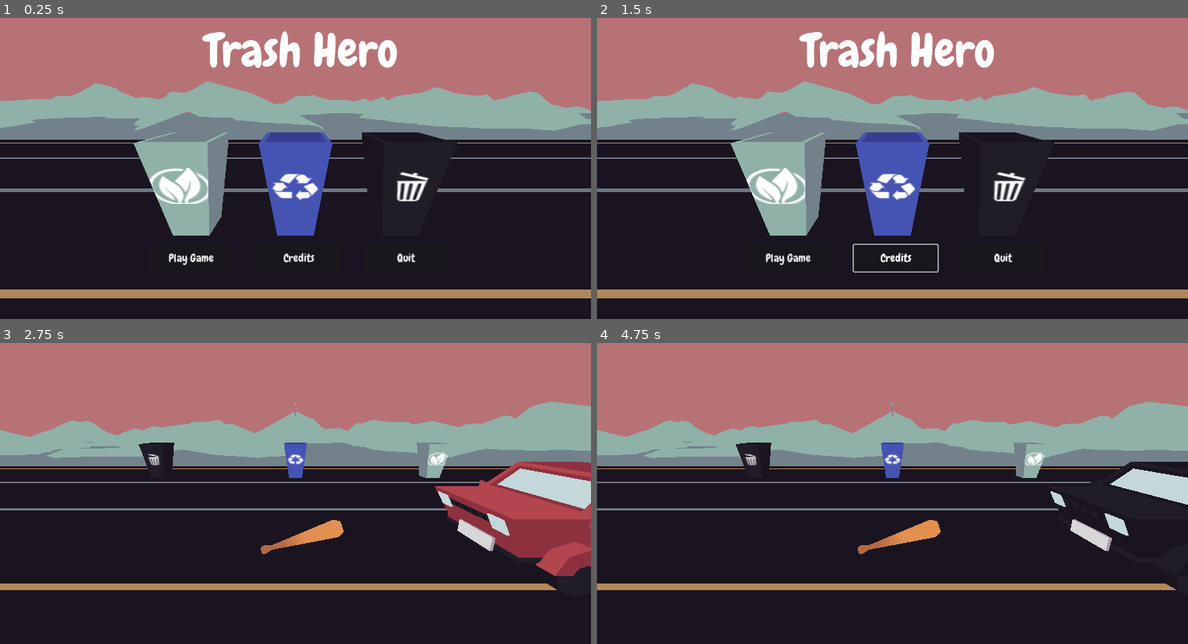
Above: before the commit, frames 1-4 (two rows, left to right).
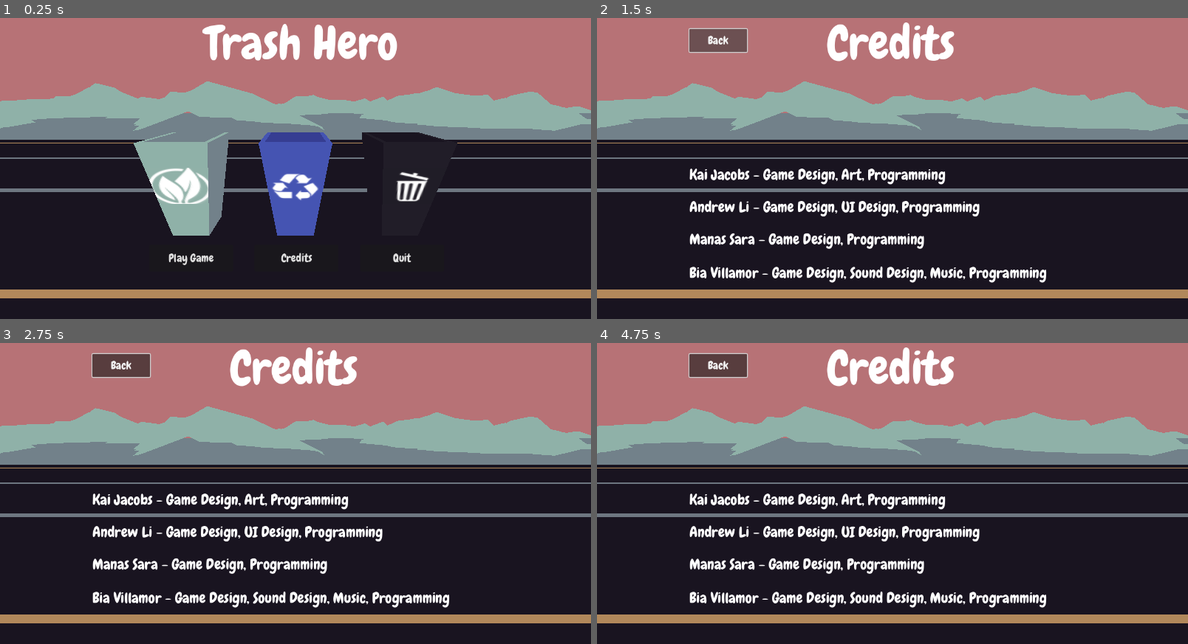
Above: after the commit, the same moments.

Repository: Manas701/SVCGameJam
Game: Godot game, scene res://scenes/opening.tscn
Same seed, same stepped clock (60 frames per second), same inputs: the game is played once before the commit and once after it. This scene is started directly instead of the project's main scene.
Inputs (mouse positions are in pixels of both pictures, inside the frame that each line leads up to):
- Up to frame 1 (0.25 s): no input
- Up to frame 2 (1.5 s): click "Credits" at 0.5 s; click (721, 39) at 1.25 s, where only the run after the commit has a clickable "Back"
- Up to frame 3 (2.75 s): click (189, 583) at 2 s, where only the run before the commit has a clickable "Play Game"
- Up to frame 4 (4.75 s): hold Right (select_right) 2.78-3.53 s; hold Left (select_left) 3.53-4.28 s; hold Right (select_right) from 4.28 s (still down)

The runs differ from the first frame. In frame 1, 2.0% of the frame differs, in the area x 34-71%, y 1-82%; in frame 2, 15%; in frame 3, 28%, in the area x 0-100%, y 1-94%; in frame 4, 23%.

Commit message:
button scripts and renaming files

Diff:
--- /dev/null
+++ b/assets/scripts/backButton.gd
@@ -0,0 +1,5 @@
+extends Button
+
+
+func _on_pressed():
+	get_tree().change_scene_to_file("res://scenes/opening.tscn")
--- /dev/null
+++ b/assets/scripts/creditsButton.gd
@@ -0,0 +1,5 @@
+extends Button
+
+
+func _on_pressed():
+	get_tree().change_scene_to_file("res://scenes/credits.tscn")
--- /dev/null
+++ b/assets/scripts/quitButton.gd
@@ -0,0 +1,5 @@
+extends Control
+
+
+func _on_pressed():
+	get_tree().quit()
--- a/assets/scripts/startButton.gd
+++ b/assets/scripts/startButton.gd
@@ -1,7 +1,5 @@
 extends Control
 
 
-# Called when the node enters the scene tree for the first time.
-
 func _on_pressed():
 	get_tree().change_scene_to_file("res://scenes/manasScene.tscn")
--- /dev/null
+++ b/scenes/credits ui.tscn
@@ -0,0 +1,73 @@
+[gd_scene load_steps=3 format=3 uid="uid://by0bgbcak7i6l"]
+
+[ext_resource type="FontFile" uid="uid://brlxgerq8nwag" path="res://assets/fonts/Chewy-Regular.ttf" id="1_t3ujt"]
+[ext_resource type="Script" path="res://assets/scripts/backButton.gd" id="2_w82uv"]
+
+[node name="Control" type="Control"]
+layout_mode = 3
+anchors_preset = 15
+anchor_right = 1.0
+anchor_bottom = 1.0
+grow_horizontal = 2
+grow_vertical = 2
+
+[node name="Title" type="Label" parent="."]
+offset_left = 427.0
+offset_top = 58.0
+offset_right = 846.0
+offset_bottom = 190.0
+theme_override_fonts/font = ExtResource("1_t3ujt")
+theme_override_font_sizes/font_size = 100
+text = "Credits"
+horizontal_alignment = 1
+
+[node name="Kai" type="Label" parent="."]
+layout_mode = 0
+offset_left = 200.0
+offset_top = 386.0
+offset_right = 758.0
+offset_bottom = 431.0
+theme_override_fonts/font = ExtResource("1_t3ujt")
+theme_override_font_sizes/font_size = 32
+text = "Kai Jacobs - Game Design, Art, Programming"
+
+[node name="Bia" type="Label" parent="."]
+layout_mode = 0
+offset_left = 200.0
+offset_top = 599.0
+offset_right = 979.0
+offset_bottom = 644.0
+theme_override_fonts/font = ExtResource("1_t3ujt")
+theme_override_font_sizes/font_size = 32
+text = "Bia Villamor - Game Design, Sound Design, Music, Programming"
+
+[node name="Manas" type="Label" parent="."]
+layout_mode = 0
+offset_left = 200.0
+offset_top = 526.0
+offset_right = 711.0
+offset_bottom = 571.0
+theme_override_fonts/font = ExtResource("1_t3ujt")
+theme_override_font_sizes/font_size = 32
+text = "Manas Sara - Game Design, Programming"
+
+[node name="Andrew" type="Label" parent="."]
+layout_mode = 0
+offset_left = 200.0
+offset_top = 456.0
+offset_right = 834.0
+offset_bottom = 501.0
+theme_override_fonts/font = ExtResource("1_t3ujt")
+theme_override_font_sizes/font_size = 32
+text = "Andrew Li - Game Design, UI Design, Programming"
+
+[node name="backButton" type="Button" parent="."]
+layout_mode = 0
+offset_left = 200.0
+offset_top = 91.0
+offset_right = 325.0
+offset_bottom = 141.0
+theme_override_fonts/font = ExtResource("1_t3ujt")
+theme_override_font_sizes/font_size = 24
+text = "Back"
+script = ExtResource("2_w82uv")
--- /dev/null
+++ b/scenes/credits.tscn
@@ -0,0 +1,18 @@
+[gd_scene load_steps=4 format=3 uid="uid://dcgbinyli3pgv"]
+
+[ext_resource type="PackedScene" uid="uid://by0bgbcak7i6l" path="res://scenes/credits ui.tscn" id="1_1xuwx"]
+[ext_resource type="PackedScene" path="res://prefabs/world_environment.tscn" id="3_8xoyg"]
+[ext_resource type="PackedScene" path="res://prefabs/street_environment.tscn" id="4_8n4jh"]
+
+[node name="Node3D" type="Node3D"]
+
+[node name="Camera3D" type="Camera3D" parent="."]
+transform = Transform3D(-4.36922e-08, -0.243615, 0.969872, 1.29675e-09, 0.969872, 0.243615, -1, 1.19017e-08, -4.20599e-08, 8.05268, 2.74171, 0)
+
+[node name="CanvasLayer" type="CanvasLayer" parent="."]
+
+[node name="Control" parent="CanvasLayer" instance=ExtResource("1_1xuwx")]
+
+[node name="WorldEnvironment" parent="." instance=ExtResource("3_8xoyg")]
+
+[node name="street_environment" parent="." instance=ExtResource("4_8n4jh")]
--- a/scenes/main menu.tscn
+++ /dev/null
@@ -1,57 +0,0 @@
-[gd_scene load_steps=3 format=3 uid="uid://dmsyawi4g6mgw"]
-
-[ext_resource type="Script" path="res://assets/scripts/startButton.gd" id="1_jfpvg"]
-[ext_resource type="FontFile" uid="uid://brlxgerq8nwag" path="res://assets/fonts/Chewy-Regular.ttf" id="1_qjs83"]
-
-[node name="Control" type="Control"]
-layout_mode = 3
-anchors_preset = 15
-anchor_right = 1.0
-anchor_bottom = 1.0
-grow_horizontal = 2
-grow_vertical = 2
-
-[node name="Title" type="Label" parent="."]
-layout_mode = 0
-offset_left = 443.0
-offset_top = 74.0
-offset_right = 862.0
-offset_bottom = 206.0
-theme_override_fonts/font = ExtResource("1_qjs83")
-theme_override_font_sizes/font_size = 100
-text = "Trash Hero"
-
-[node name="startButton" type="Button" parent="."]
-layout_mode = 0
-offset_left = 323.0
-offset_top = 559.0
-offset_right = 505.0
-offset_bottom = 617.0
-theme_override_fonts/font = ExtResource("1_qjs83")
-theme_override_font_sizes/font_size = 24
-text = "Play Game"
-script = ExtResource("1_jfpvg")
-
-[node name="startButton2" type="Button" parent="."]
-layout_mode = 0
-offset_left = 789.0
-offset_top = 559.0
-offset_right = 971.0
-offset_bottom = 617.0
-theme_override_fonts/font = ExtResource("1_qjs83")
-theme_override_font_sizes/font_size = 24
-text = "Quit"
-
-[node name="startButton3" type="Button" parent="."]
-layout_mode = 0
-offset_left = 556.0
-offset_top = 559.0
-offset_right = 738.0
-offset_bottom = 617.0
-theme_override_fonts/font = ExtResource("1_qjs83")
-theme_override_font_sizes/font_size = 24
-text = "Credits"
-
-[connection signal="pressed" from="startButton" to="startButton" method="_on_pressed"]
-[connection signal="pressed" from="startButton2" to="startButton2" method="_on_pressed"]
-[connection signal="pressed" from="startButton3" to="startButton3" method="_on_pressed"]
--- /dev/null
+++ b/scenes/opening ui.tscn
@@ -0,0 +1,61 @@
+[gd_scene load_steps=5 format=3 uid="uid://dmsyawi4g6mgw"]
+
+[ext_resource type="FontFile" uid="uid://brlxgerq8nwag" path="res://assets/fonts/Chewy-Regular.ttf" id="1_3e88e"]
+[ext_resource type="Script" path="res://assets/scripts/startButton.gd" id="2_x6cyq"]
+[ext_resource type="Script" path="res://assets/scripts/quitButton.gd" id="3_tnquk"]
+[ext_resource type="Script" path="res://assets/scripts/creditsButton.gd" id="4_b3uy1"]
+
+[node name="Control" type="Control"]
+layout_mode = 3
+anchors_preset = 15
+anchor_right = 1.0
+anchor_bottom = 1.0
+grow_horizontal = 2
+grow_vertical = 2
+
+[node name="Title" type="Label" parent="."]
+layout_mode = 0
+offset_left = 443.0
+offset_top = 58.0
+offset_right = 862.0
+offset_bottom = 190.0
+theme_override_fonts/font = ExtResource("1_3e88e")
+theme_override_font_sizes/font_size = 100
+text = "Trash Hero"
+
+[node name="startButton" type="Button" parent="."]
+layout_mode = 0
+offset_left = 323.0
+offset_top = 559.0
+offset_right = 505.0
+offset_bottom = 617.0
+theme_override_fonts/font = ExtResource("1_3e88e")
+theme_override_font_sizes/font_size = 24
+text = "Play Game"
+script = ExtResource("2_x6cyq")
+
+[node name="quitButton" type="Button" parent="."]
+layout_mode = 0
+offset_left = 780.0
+offset_top = 559.0
+offset_right = 962.0
+offset_bottom = 617.0
+theme_override_fonts/font = ExtResource("1_3e88e")
+theme_override_font_sizes/font_size = 24
+text = "Quit"
+script = ExtResource("3_tnquk")
+
+[node name="creditsButton" type="Button" parent="."]
+layout_mode = 0
+offset_left = 551.0
+offset_top = 559.0
+offset_right = 733.0
+offset_bottom = 617.0
+theme_override_fonts/font = ExtResource("1_3e88e")
+theme_override_font_sizes/font_size = 24
+text = "Credits"
+script = ExtResource("4_b3uy1")
+
+[connection signal="pressed" from="startButton" to="startButton" method="_on_pressed"]
+[connection signal="pressed" from="quitButton" to="quitButton" method="_on_pressed"]
+[connection signal="pressed" from="creditsButton" to="creditsButton" method="_on_pressed"]
--- a/scenes/opening.tscn
+++ b/scenes/opening.tscn
@@ -1,6 +1,6 @@
 [gd_scene load_steps=8 format=3 uid="uid://dn0f5hple32ht"]
 
-[ext_resource type="PackedScene" uid="uid://dmsyawi4g6mgw" path="res://scenes/main menu.tscn" id="1_5bewx"]
+[ext_resource type="PackedScene" uid="uid://dmsyawi4g6mgw" path="res://scenes/opening ui.tscn" id="1_5bewx"]
 [ext_resource type="Script" path="res://assets/scripts/startButton.gd" id="2_3ouev"]
 [ext_resource type="PackedScene" uid="uid://blrsu6t7na4pf" path="res://prefabs/bin_compost.tscn" id="3_5x1yd"]
 [ext_resource type="PackedScene" path="res://prefabs/street_environment.tscn" id="4_bpn6e"]
